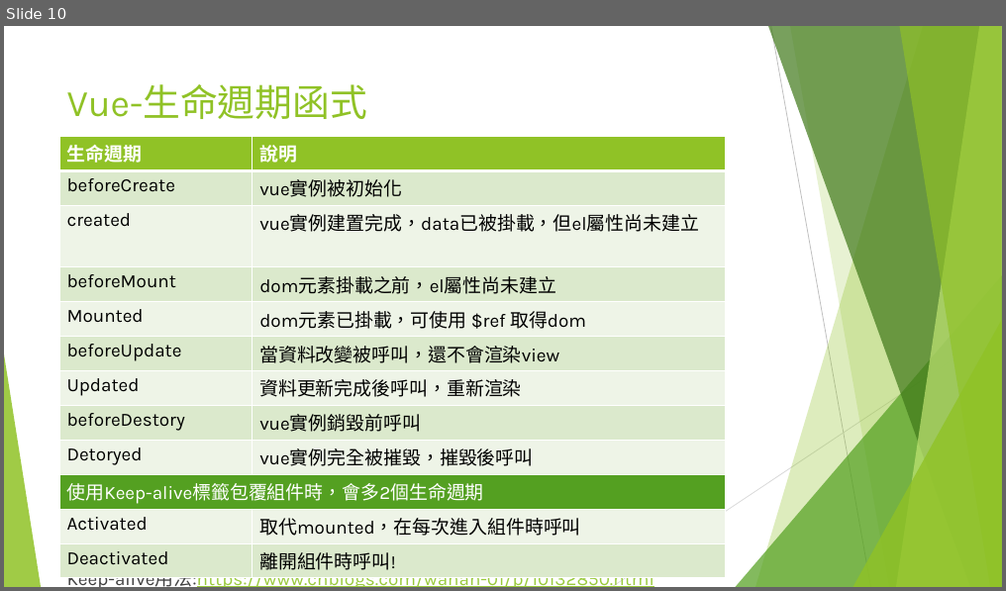
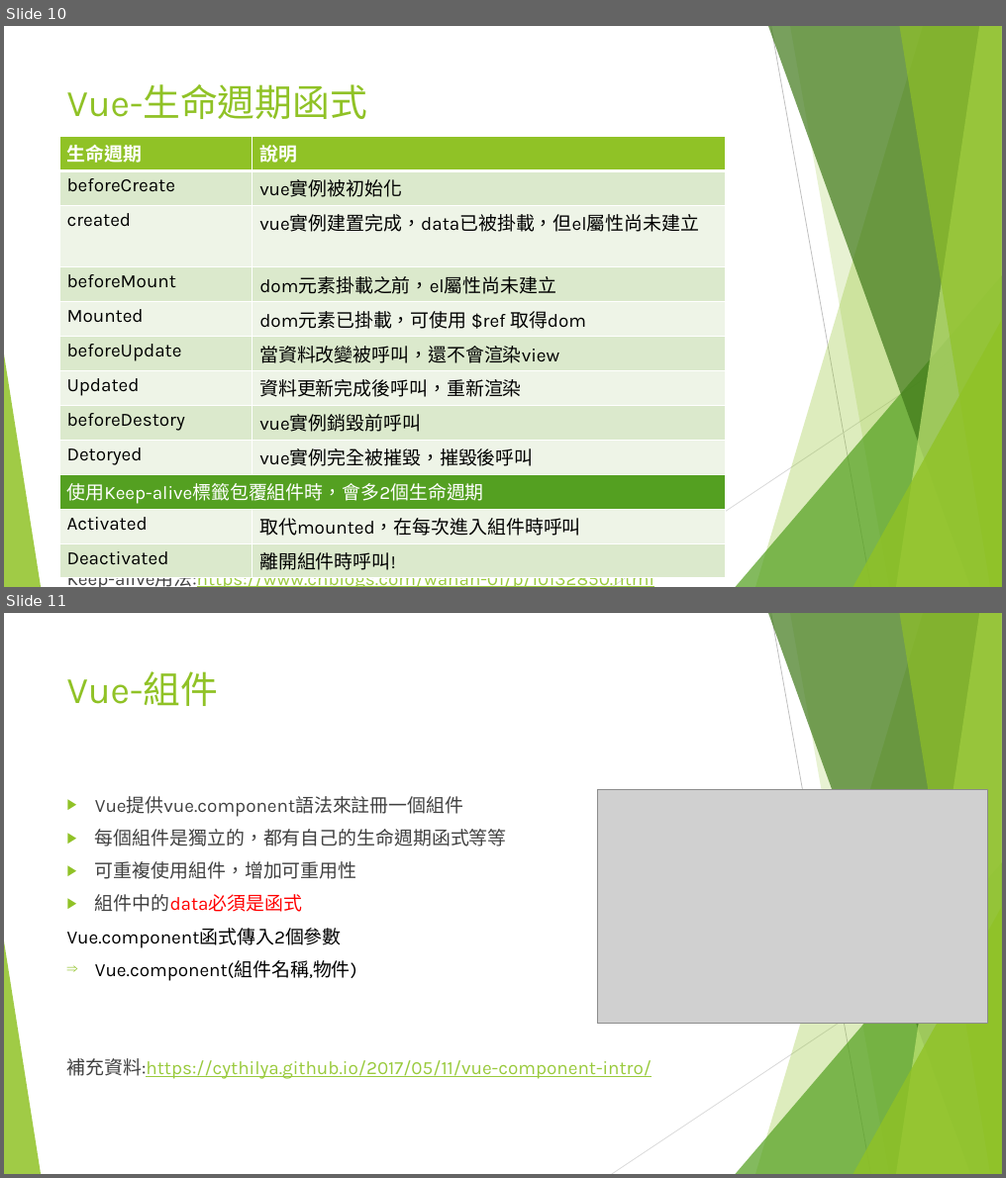
Before and after one commit to JSENESoftware/Education, a slide deck: Vue教育訓練.pptx. Shown one above the other, each under a label of ours: slide 10 before the commit, slides 10 and 11 after it. The pictures are 1006x591 and 1006x1178 pixels, drawn with LibreOffice and Linux fonts; fonts in the diff are those of the drawing; grey boxes stand for pictures. Boxes give left, top, right and bottom in pixels: in the first picture for what was removed or moved away, otherwise in the second. Text is boxed around its words. In the diff, an @@ line names an element or a change of style, - is before the commit and + after.

Commit message:
新增組件說明

```diff
--- a/Vue教育訓練.pptx
+++ b/Vue教育訓練.pptx
@@ slide 11 added at [4, 613, 1002, 1174], background #FFFFFF; not listed: 10 template elements that a slide beside it also shows @@
@@ title added at [67, 671, 218, 706], 36 pt, text #90C226 @@
+Vue-組件
@@ picture added at [598, 789, 988, 1023] @@
@@ text added at [67, 796, 651, 1079], 18 pt, text #404040 @@
+▶ Vue提供vue.component語法來註冊一個組件
+▶ 每個組件是獨立的，都有自己的生命週期函式等等
+▶ 可重複使用組件，增加可重用性
+▶ 組件中的data必須是函式
+Vue.component函式傳入2個參數
+⇒ Vue.component(組件名稱,物件)
+補充資料:https://cythilya.github.io/2017/05/11/vue-component-intro/
```
